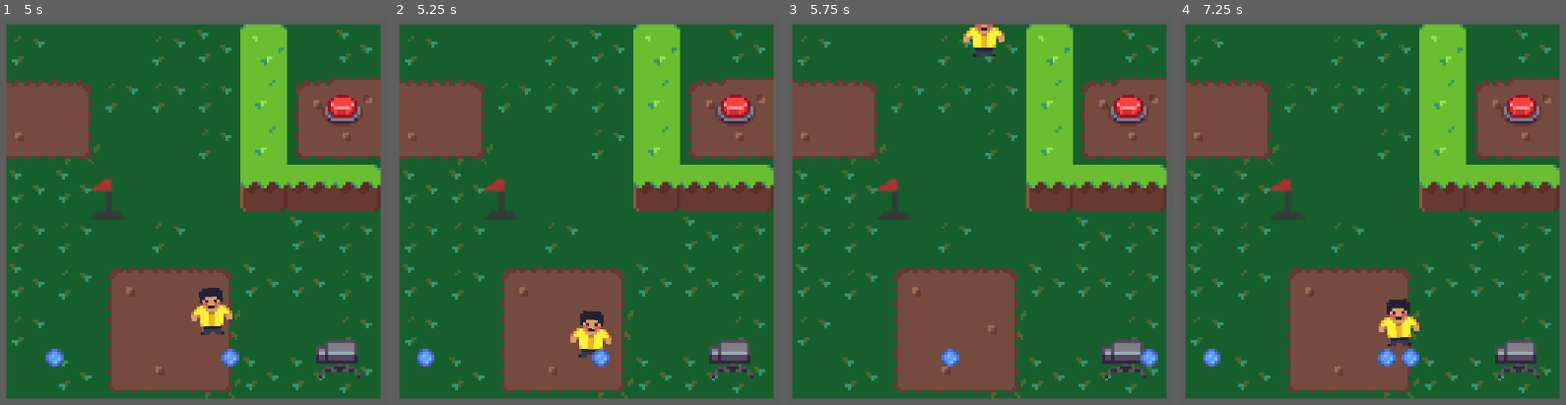
Above: before the commit, frames 1-4 (left to right).
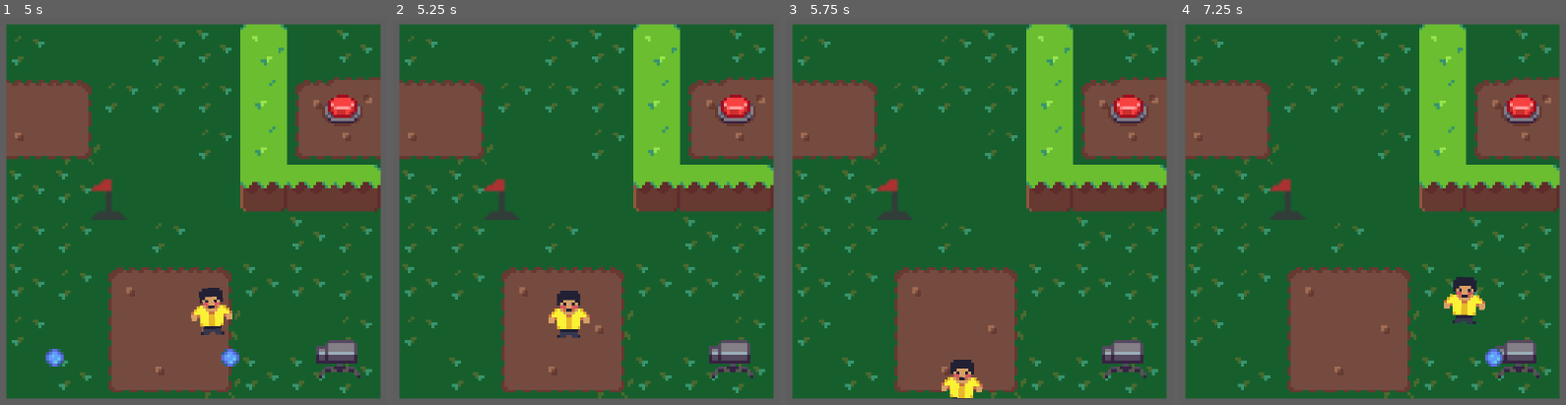
Above: after the commit, the same moments.

Repository: francosorbello/ciclos-jam
Game: Godot game, scene res://main/main.tscn
Two runs of this game, one before a commit and one after it. Both use one fixed random seed, a clock stepped at 60 frames per second and the inputs below.
Inputs:
- Up to frame 1 (5 s): tap Enter at 0.5 s; hold Right (move_right) 0.53-1.28 s; hold Down (move_down) 1.28-2.03 s; hold Right (move_right) 2.03-2.78 s; hold Up (move_up) 2.78-3.53 s; hold Left (move_left) from 3.53 s (still down)
- Up to frame 2 (5.25 s): release Left (move_left) at 5.03 s; hold Down (move_down) from 5.03 s (still down)
- Up to frame 3 (5.75 s): keep holding Down (move_down)
- Up to frame 4 (7.25 s): release Down (move_down) at 5.78 s; hold Right (move_right) 5.78-6.53 s; hold Up (move_up) from 6.53 s (still down)

Frame 1 is identical in both runs. In frame 2, 1.8% of the frame differs, in the area x 6-57%, y 70-91%; in frame 3, 1.7%; in frame 4, 2.4%, in the area x 6-84%, y 66-91%.

Commit message:
Added damageables system. Projectiles can kill player now

Diff:
--- /dev/null
+++ b/systems/damageables/hitbox.gd
@@ -0,0 +1,7 @@
+extends Area2D
+
+signal on_hit
+
+func _on_area_entered(area: Area2D) -> void:
+    if area is Hurtbox:
+        on_hit.emit()
--- /dev/null
+++ b/systems/damageables/hitbox.tscn
@@ -0,0 +1,10 @@
+[gd_scene format=3 uid="uid://dvrkx8thfj7uf"]
+
+[ext_resource type="Script" uid="uid://cpuxg6t3nf3rk" path="res://systems/damageables/hitbox.gd" id="1_hv7hy"]
+
+[node name="Hitbox" type="Area2D" unique_id=980590889]
+collision_layer = 4
+collision_mask = 4
+script = ExtResource("1_hv7hy")
+
+[connection signal="area_entered" from="." to="." method="_on_area_entered"]
--- /dev/null
+++ b/systems/damageables/hurtbox.gd
@@ -0,0 +1,2 @@
+extends Area2D
+class_name Hurtbox
--- /dev/null
+++ b/systems/damageables/hurtbox.tscn
@@ -0,0 +1,8 @@
+[gd_scene format=3 uid="uid://uuknvi3uxdyf"]
+
+[ext_resource type="Script" uid="uid://bmpu0hi6omw8v" path="res://systems/damageables/hurtbox.gd" id="1_2i7wq"]
+
+[node name="Hurtbox" type="Area2D" unique_id=1921038366]
+collision_layer = 4
+collision_mask = 4
+script = ExtResource("1_2i7wq")
--- a/systems/player/player.gd
+++ b/systems/player/player.gd
@@ -21,3 +21,8 @@
 func _handle_animation(dir_input: Vector2):
 	for sprite in sprites:
 		sprite.animate_by(dir_input)
+
+
+func _on_hitbox_on_hit() -> void:
+	queue_free()
+	GlobalSignal.restart_level_requested.emit()
--- a/systems/player/player.tscn
+++ b/systems/player/player.tscn
@@ -3,8 +3,13 @@
 [ext_resource type="Script" uid="uid://be0ft1888fytk" path="res://systems/player/player.gd" id="1_rkbax"]
 [ext_resource type="PackedScene" uid="uid://d0qyskjvhx8j" path="res://systems/player/player_sprite.tscn" id="2_rkbax"]
 [ext_resource type="PackedScene" uid="uid://di1gahmpg1yjh" path="res://systems/utils/position_wrapper_component.tscn" id="3_fqfg4"]
+[ext_resource type="PackedScene" uid="uid://dvrkx8thfj7uf" path="res://systems/damageables/hitbox.tscn" id="4_q27vv"]
 
 [sub_resource type="CapsuleShape2D" id="CapsuleShape2D_uvvs6"]
+radius = 7.0
+height = 16.0
+
+[sub_resource type="CapsuleShape2D" id="CapsuleShape2D_e4lrk"]
 radius = 7.0
 height = 16.0
 
@@ -18,3 +23,10 @@
 [node name="PlayerSprite" parent="." unique_id=134553868 instance=ExtResource("2_rkbax")]
 
 [node name="PositionWrapperComponent" parent="." unique_id=1439856815 instance=ExtResource("3_fqfg4")]
+
+[node name="Hitbox" parent="." unique_id=980590889 instance=ExtResource("4_q27vv")]
+
+[node name="CollisionShape2D" type="CollisionShape2D" parent="Hitbox" unique_id=1803997671]
+shape = SubResource("CapsuleShape2D_e4lrk")
+
+[connection signal="on_hit" from="Hitbox" to="." method="_on_hitbox_on_hit"]
--- a/systems/projectile/projectile.tscn
+++ b/systems/projectile/projectile.tscn
@@ -3,9 +3,10 @@
 [ext_resource type="Script" uid="uid://c2aq5dgdm8guw" path="res://systems/projectile/projectile.gd" id="1_xdbd5"]
 [ext_resource type="Texture2D" uid="uid://yu8wmxnln0ml" path="res://content/art/Sprites_Turrent/Sprite_Bullet.png" id="2_xdbd5"]
 [ext_resource type="PackedScene" uid="uid://di1gahmpg1yjh" path="res://systems/utils/position_wrapper_component.tscn" id="3_pu22i"]
+[ext_resource type="PackedScene" uid="uid://uuknvi3uxdyf" path="res://systems/damageables/hurtbox.tscn" id="4_ed0cs"]
 
 [sub_resource type="CircleShape2D" id="CircleShape2D_bm5tb"]
-radius = 5.0
+radius = 3.0
 
 [node name="Projectile" type="Node2D" unique_id=1143106954]
 script = ExtResource("1_xdbd5")
@@ -25,4 +26,9 @@
 
 [node name="PositionWrapperComponent" parent="." unique_id=1439856815 instance=ExtResource("3_pu22i")]
 
+[node name="Hurtbox" parent="." unique_id=1921038366 instance=ExtResource("4_ed0cs")]
+
+[node name="CollisionShape2D" type="CollisionShape2D" parent="Hurtbox" unique_id=1708370493]
+shape = SubResource("CircleShape2D_bm5tb")
+
 [connection signal="timeout" from="LifetimeTimer" to="." method="_on_lifetime_timer_timeout"]
Not shown, added: systems/damageables/hitbox.gd.uid
Not shown, added: systems/damageables/hurtbox.gd.uid
